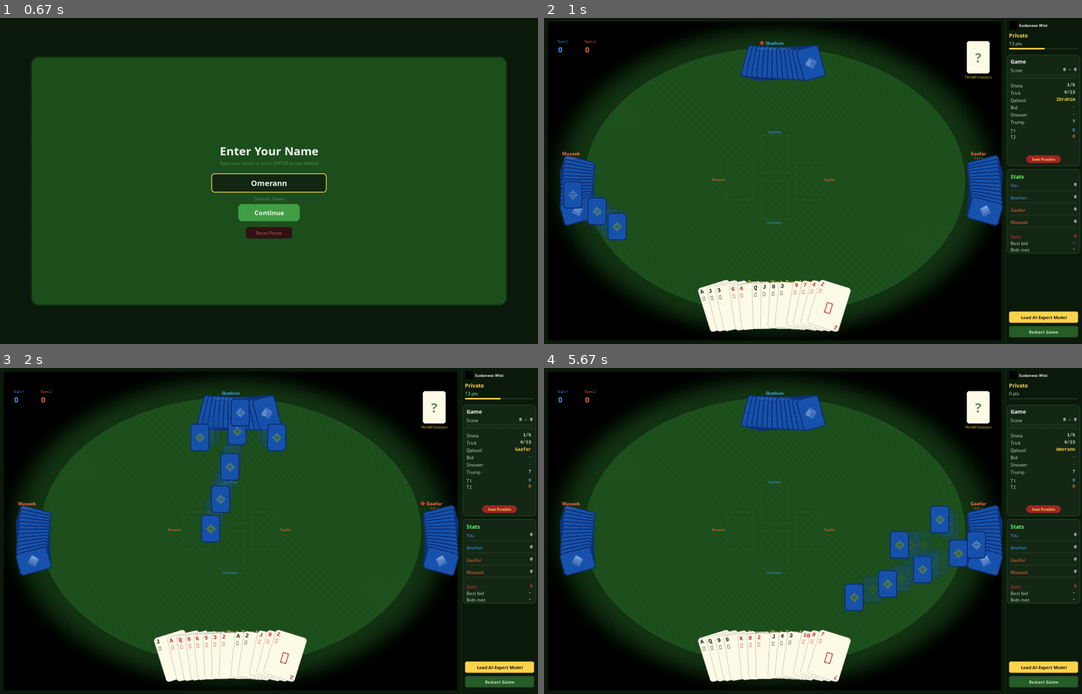
Above: before the commit, frames 1-4 (two rows, left to right).
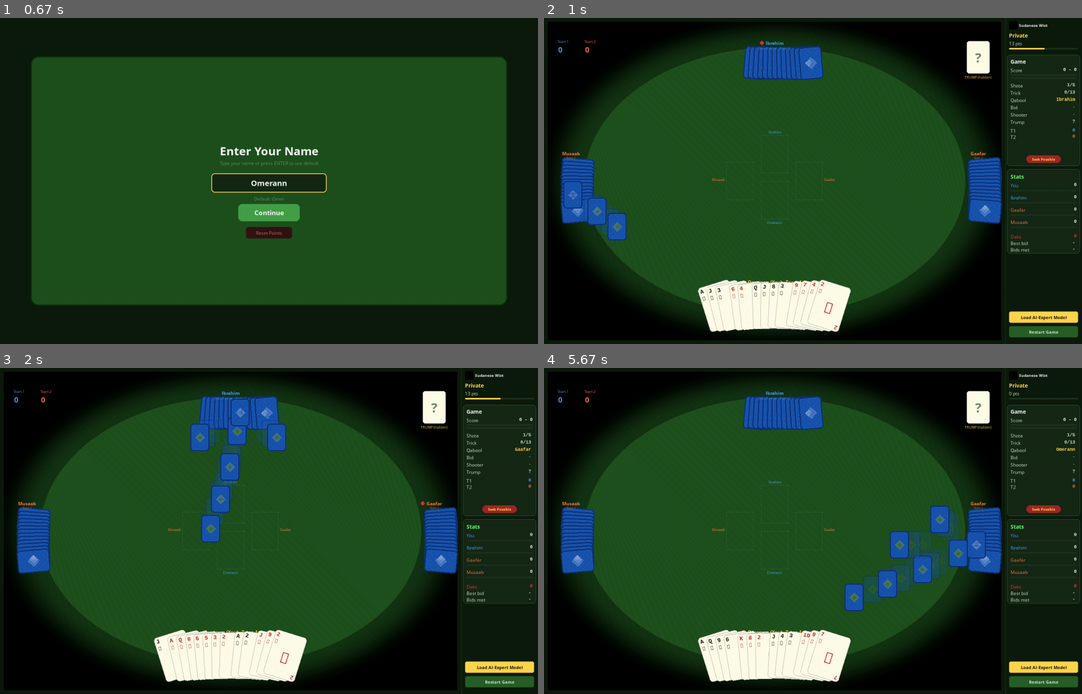
Above: after the commit, the same moments.

Repository: aamagzoub/engineering-intelligence
Game: pygame game, started from gui_pygame/main.py
Two runs of this game, one before a commit and one after it. Both use one fixed random seed, a clock stepped at 60 frames per second and the inputs below.
Inputs (mouse positions are in pixels of both pictures, inside the frame that each line leads up to):
- Up to frame 1 (0.67 s): type "ann" at 0.33 s
- Up to frame 2 (1 s): tap Enter at 0.67 s; click "▶ Start Game" at 0.93 s
- Up to frame 3 (2 s): click "Restart Game" at 1.27 s; click "Continue" at 1.6 s; tap Enter at 1.88 s
- Up to frame 4 (5.67 s): click (786, 615) at 2.27 s; click "Restart Game" at 2.6 s; click "Reset Points" at 2.93 s; click (952, 501) at 3.27 s; tap Enter at 4.55 s; click "📖 How to Play" at 4.93 s; click (1006, 605) at 5.27 s; tap Space at 5.55 s

Frame 1 is identical in both runs. In frame 2, 1.1% of the frame differs, in the area x 2-86%, y 8-64%; in frame 3, 1.0%; in frame 4, 1.1%.

Commit message:
Revert fan arc to subtle (20 deg, 0.5x)

Diff:
--- a/gui_pygame/game_screen.py
+++ b/gui_pygame/game_screen.py
@@ -2666,8 +2666,8 @@
             self._card_back_opp_landscape = pygame.transform.rotate(self._card_back_opp, 90)
 
         # Fan parameters.
-        max_spread = 30.0
-        fan_spread = min(max_spread, count * 2.5)
+        max_spread = 20.0
+        fan_spread = min(max_spread, count * 2.0)
         half_spread = fan_spread / 2.0
 
         for i in range(count):
@@ -2677,15 +2677,13 @@
                 angle_deg = -half_spread + (i / (count - 1)) * fan_spread
 
             if horizontal:
-                # Top player: cards portrait, fan curves DOWN (toward centre).
                 spacing = min(14, 160 // max(count, 1))
                 card_x = x + i * spacing
                 card_y = y
-                rotated = pygame.transform.rotate(self._card_back_opp, angle_deg)
+                rotated = pygame.transform.rotate(self._card_back_opp, angle_deg * 0.5)
                 rect = rotated.get_rect(center=(card_x + card_w // 2, card_y + card_h // 2))
                 self.screen.blit(rotated, rect)
             else:
-                # Side players: cards landscape, fan curves toward centre.
                 lw = card_h
                 lh = card_w
                 spacing = min(10, 120 // max(count, 1))
@@ -2693,7 +2691,7 @@
                 card_y = y + i * spacing
                 direction = 1.0 if pid == 3 else -1.0
                 rotated = pygame.transform.rotate(self._card_back_opp_landscape,
-                                                  angle_deg * direction)
+                                                  angle_deg * 0.5 * direction)
                 rect = rotated.get_rect(center=(card_x + lw // 2, card_y + lh // 2))
                 self.screen.blit(rotated, rect)
 
